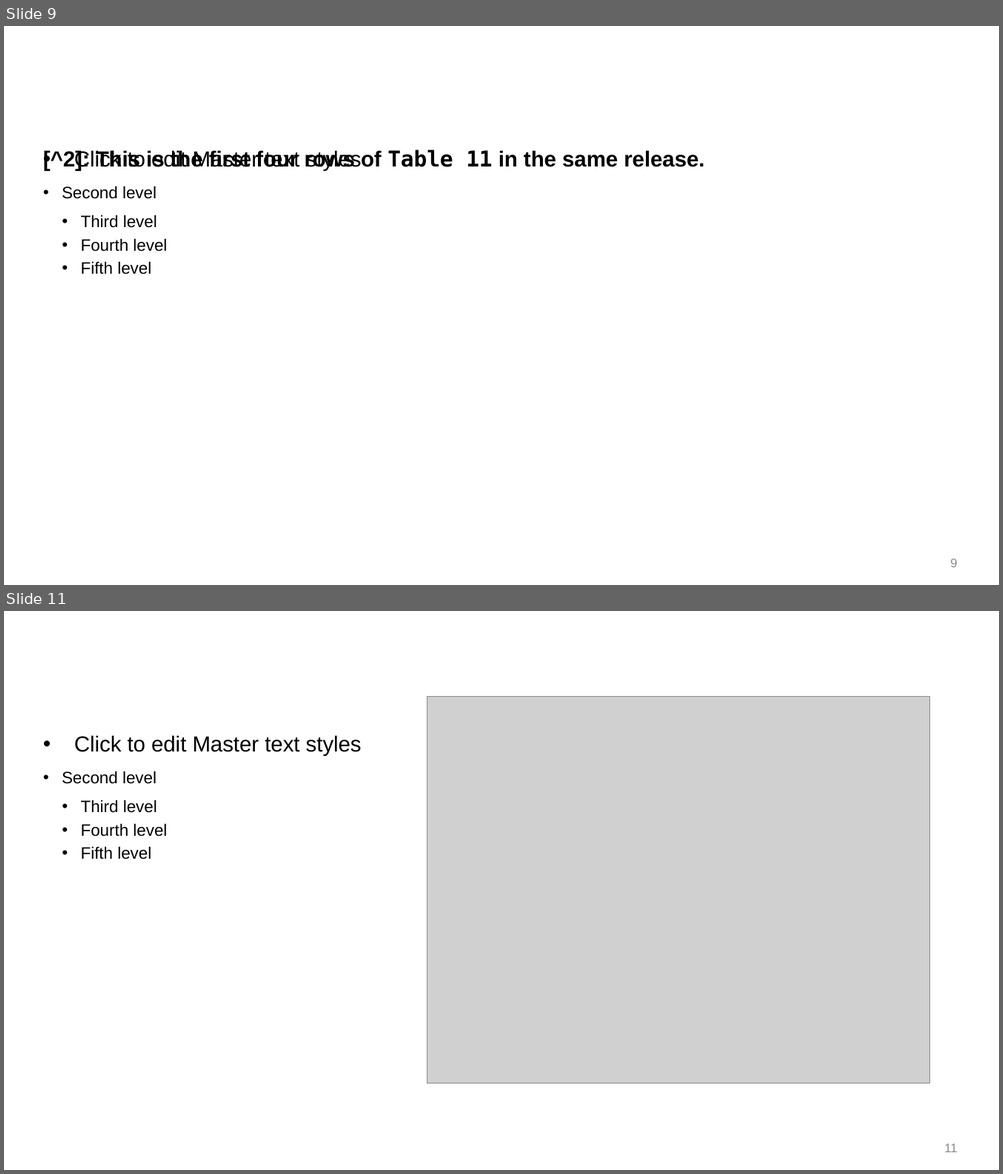
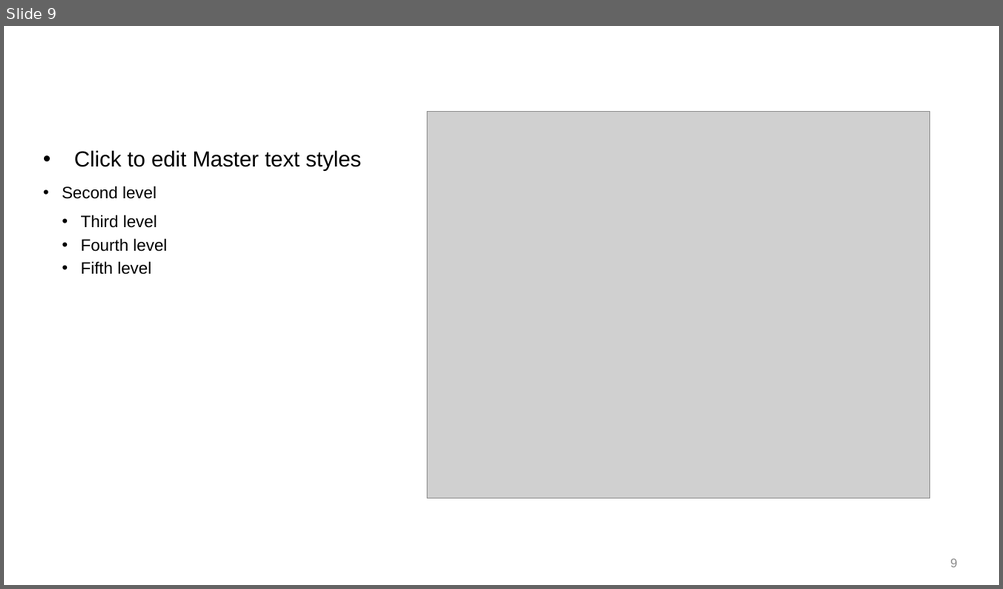
Before and after one commit to sandyknight/mortality-and-substance-use, a slide deck: ppt_output.pptx. Shown one above the other, each under a label of ours: slides 9 and 11 before the commit, slide 9 after it; the slides between them are not shown. The pictures are 1003x1174 and 1003x589 pixels, drawn with LibreOffice and Linux fonts; fonts in the diff are those of the drawing; grey boxes stand for pictures; background and template pictures are left out. Boxes give left, top, right and bottom in pixels: in the first picture for what was removed or moved away, otherwise in the second. Text is boxed around its words. In the diff, an @@ line names an element or a change of style, - is before the commit and + after.

```diff
--- a/ppt_output.pptx
+++ b/ppt_output.pptx
@@ slide 9 removed at (x1=4, y1=26, x2=999, y2=585), background picture (left out); not listed: 1 template element that a slide beside it also shows @@
@@ text removed at (x1=43, y1=150, x2=704, y2=171) @@
-[^2]: This is the first four rows of Table 11 in the same release.
@@ page number removed at (x1=950, y1=559, x2=956, y2=568) @@
-9
@@ what was slide 11 is now slide 9 @@
@@ page number at (x1=950, y1=559, x2=956, y2=568): text changed @@
-11
+9
```
Also in this commit, not shown: 3 slides changed, 1 slide added, 1 other slide removed, 27 other files.
